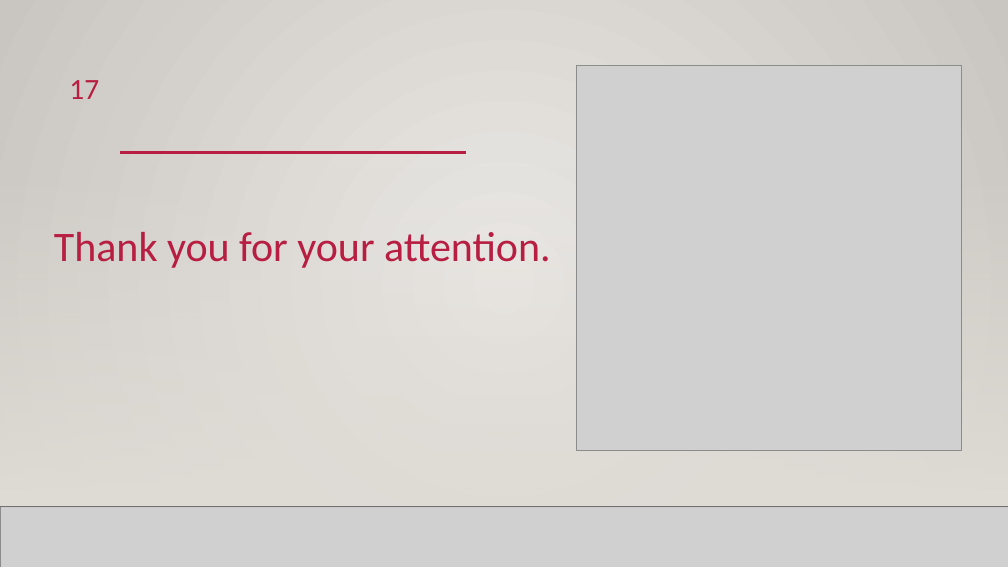
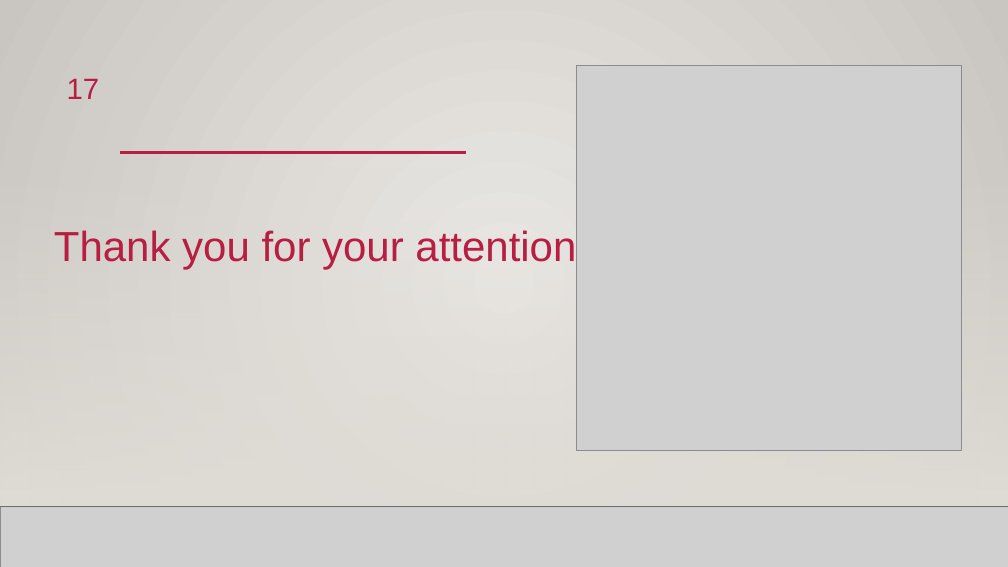
Before and after one commit to mahersalman/life-expectancy, a slide deck: slide 17 of Presentation.pptx. Drawn at 1008x567 pixels with LibreOffice and Linux fonts; fonts in the diff are those of the drawing; grey boxes stand for pictures; background and template pictures are left out. Boxes give left, top, right and bottom in pixels: in the first picture for what was removed or moved away, otherwise in the second. Text is boxed around its words. In the diff, an @@ line names an element or a change of style, - is before the commit and + after.

```diff
--- a/Presentation.pptx
+++ b/Presentation.pptx
@@ page number at (67, 78, 100, 99): font Calibri to Arial @@
@@ text "Thank you for your attention." at (54, 228, 588, 270): font Calibri to Arial @@
```
Also in this commit, not shown: 12 other slides changed, 1 slide added, 1 slide removed, 2 other files.
